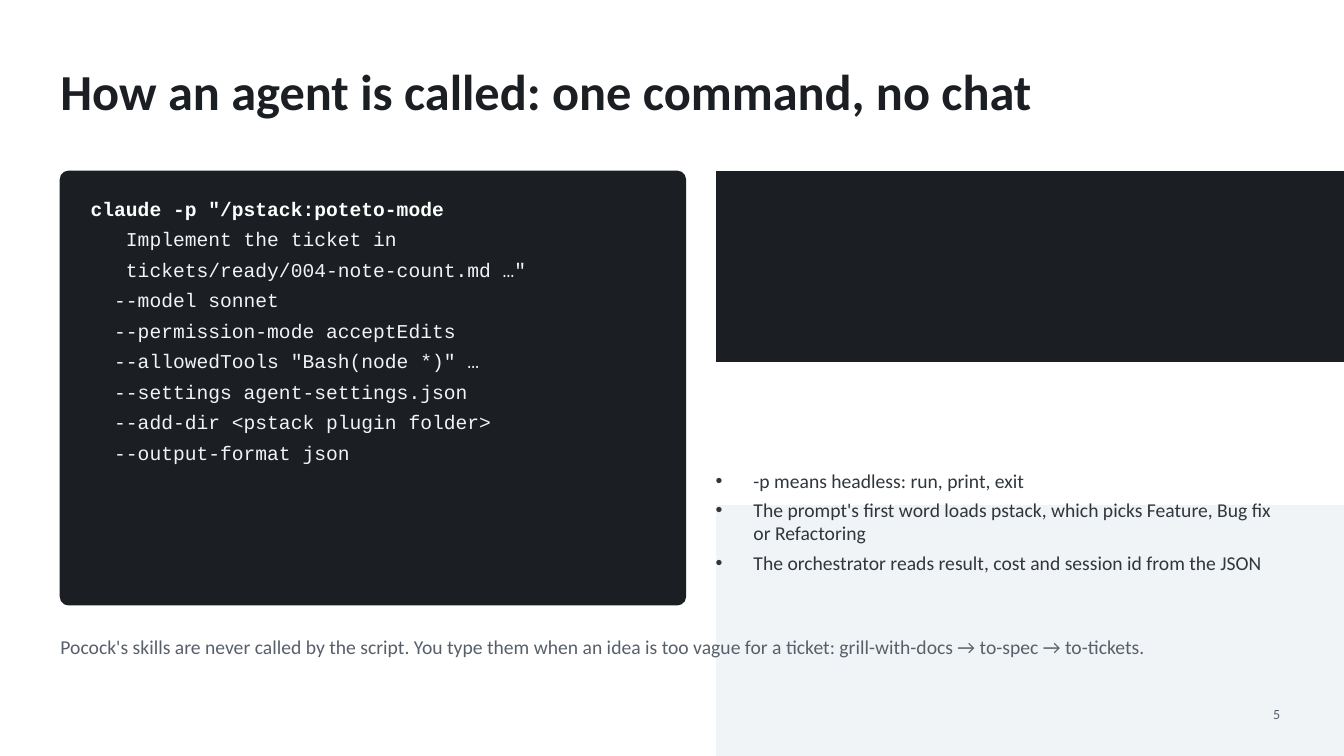
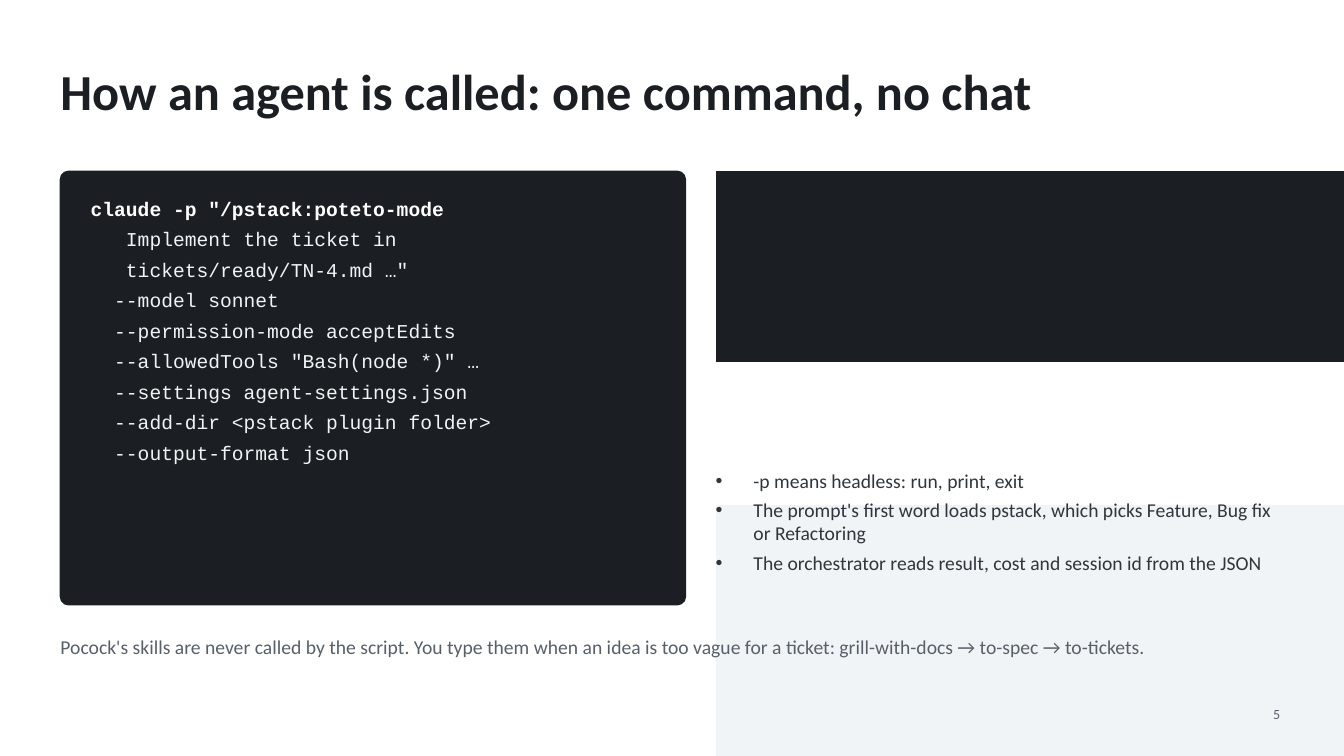
Before and after one commit to Chenophobia/Achentic, a slide deck: slide 5 of Agentic dev cycle.pptx. Drawn at 1344x756 pixels with LibreOffice and Linux fonts; fonts in the diff are those of the drawing. Boxes give left, top, right and bottom in pixels: in the first picture for what was removed or moved away, otherwise in the second. Text is boxed around its words. In the diff, an @@ line names an element or a change of style, - is before the commit and + after.

```diff
--- a/Agentic dev cycle.pptx
+++ b/Agentic dev cycle.pptx
@@ text at <box>126,263,373,281</box>: text changed @@
-tickets/ready/004-note-count.md …"
+tickets/ready/TN-4.md …"
```
Also in this commit, not shown: 1 other slide changed, 32 other files.
